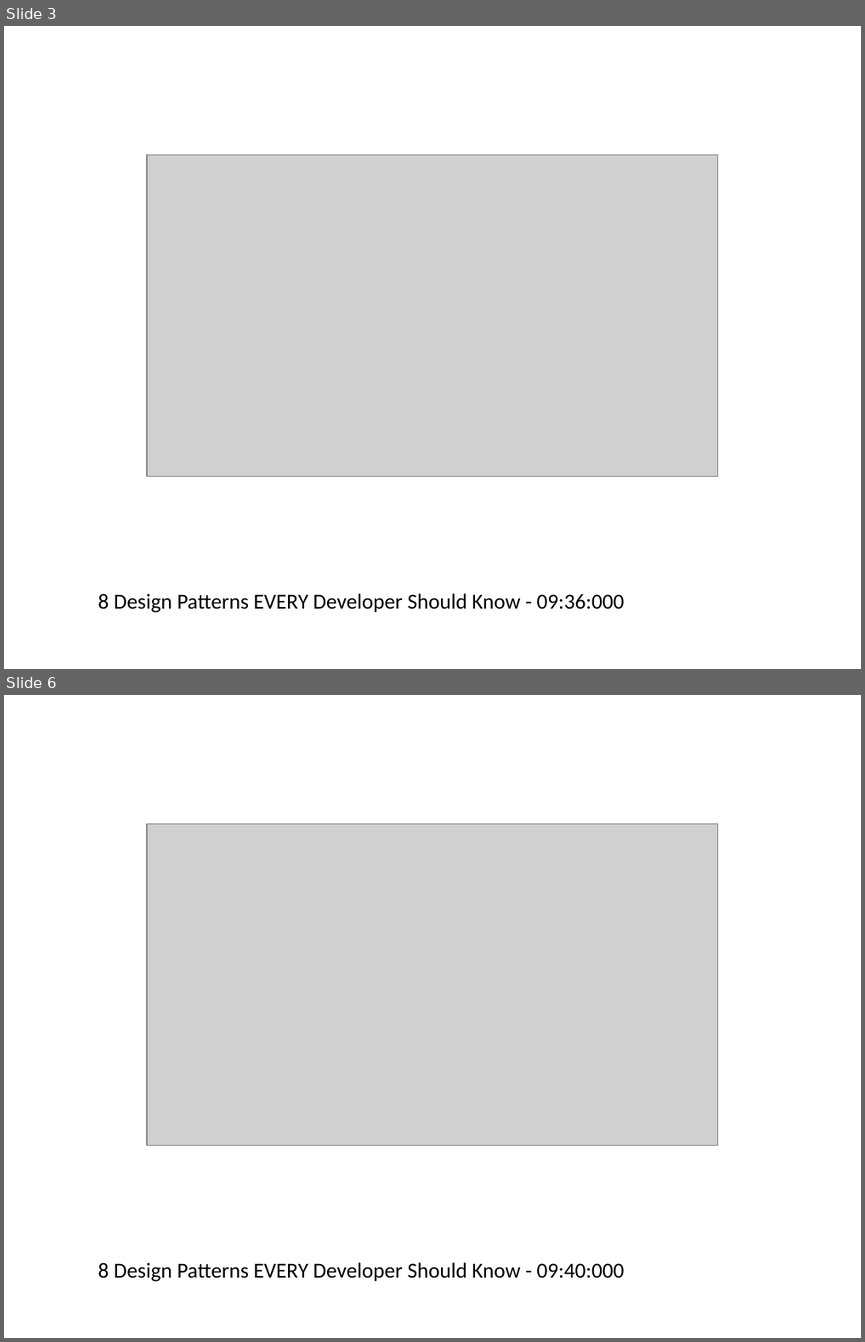
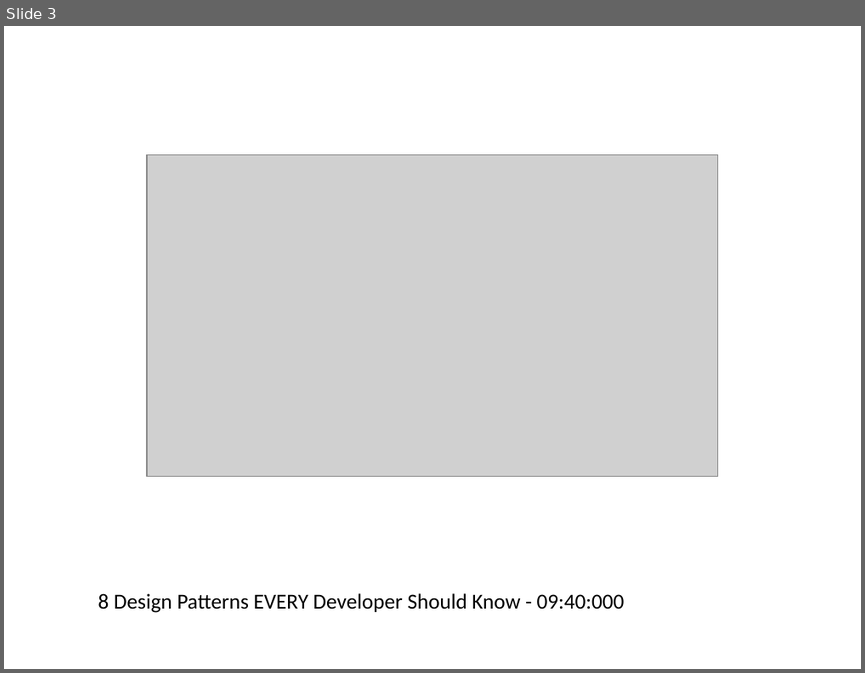
Before and after one commit to beratuchan/video_to_ppt, a slide deck: 8_Design_Patterns_EVERY_Developer_Should_Know.pptx. Shown one above the other, each under a label of ours: slides 3 and 6 before the commit, slide 3 after it; the slides between them are not shown. The pictures are 865x1342 and 865x673 pixels, drawn with LibreOffice and Linux fonts; fonts in the diff are those of the drawing; grey boxes stand for pictures. Boxes give left, top, right and bottom in pixels: in the first picture for what was removed or moved away, otherwise in the second. Text is boxed around its words. In the diff, an @@ line names an element or a change of style, - is before the commit and + after.

```diff
--- a/8_Design_Patterns_EVERY_Developer_Should_Know.pptx
+++ b/8_Design_Patterns_EVERY_Developer_Should_Know.pptx
@@ slide 3 removed at [4, 26, 861, 669], background #FFFFFF @@
@@ picture removed at [147, 154, 719, 476] @@
@@ text removed at [98, 593, 624, 612] @@
-8 Design Patterns EVERY Developer Should Know - 09:36:000
@@ what was slide 6 is now slide 3 @@
```
Also in this commit, not shown: 2 other slides removed, 3 other files.
